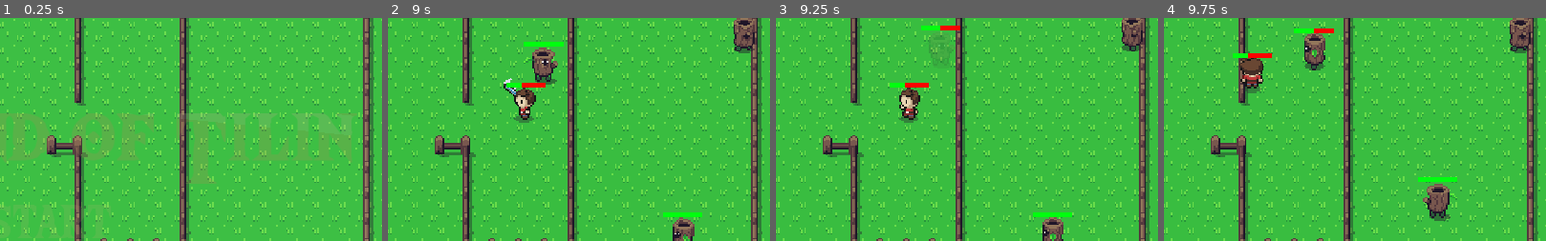
Above: before the commit, frames 1-4 (left to right).
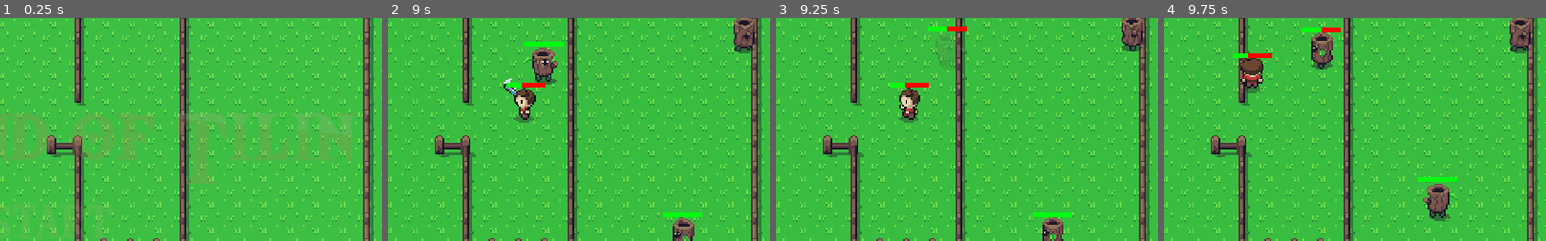
Above: after the commit, the same moments.

Repository: HillRod/TheLegendOfTilin
Game: Godot game, scene res://Nodes/Main.tscn
Two runs of this game, one before a commit and one after it. Both use one fixed random seed, a clock stepped at 60 frames per second and the inputs below.
Inputs:
- Up to frame 1 (0.25 s): no input
- Up to frame 2 (9 s): tap Enter (ui_accept) at 0.5, 0.77, 1.25, 1.52, 2, 3.02, 3.77, 4.52, 6.02, 6.77, 7.52 s; hold Right (ui_right) 0.53-1.28 s; hold Down (ui_down) 1.28-2.03 s; hold Right (ui_right) 2.03-2.78 s; hold Up (ui_up) 2.78-3.53 s; hold Left (ui_left) 3.53-5.03 s; hold Down (ui_down) 5.03-5.78 s; hold Right (ui_right) 5.78-6.53 s; hold Up (ui_up) 6.53-7.28 s; hold Right (ui_right) 7.28-8.03 s; hold Down (ui_down) 8.03-8.78 s; hold Left (ui_left) from 8.78 s (still down)
- Up to frame 3 (9.25 s): keep holding Left (ui_left); tap Enter (ui_accept) at 9.02 s
- Up to frame 4 (9.75 s): release Left (ui_left) at 9.53 s; hold Up (ui_up) from 9.53 s (still down)
The pictures show only the part of the screen within x 50-100%, y 21-71%; the shares and areas given below are measured in that part.

Frames 1-2 are identical in both runs. In frame 3, 0.3% of the frame differs, in the area x 38-50%, y 3-22%; in frame 4, 1.2%, in the area x 34-47%, y 4-24%.

Commit message:
Fixed audio y ahora el corazon puede ser tomado con la espada

Diff:
--- a/Nodes/Items/LifeUp.gd
+++ b/Nodes/Items/LifeUp.gd
@@ -1,7 +1,9 @@
 extends Area2D
 func _on_LifeUp_body_entered(body):
-	if body.is_in_group("player"):
+	if body.is_in_group("player") or body.is_in_group("putazo"):
 		print("+1")
+		if body.is_in_group("putazo"):
+			body = body.get_parent()
 		if body.vida<body.max_life:
 			body.vida+=1
 			body.lifebar.rect_size.x += 4.8
--- a/Nodes/Items/LifeUp.tscn
+++ b/Nodes/Items/LifeUp.tscn
@@ -49,22 +49,23 @@
 script = ExtResource( 2 )
 
 [node name="AnimatedSprite" type="AnimatedSprite" parent="."]
-material = SubResource( 5 )
+material = SubResource( 1 )
 scale = Vector2( 0.6, 0.6 )
-frames = SubResource( 1 )
+frames = SubResource( 2 )
 animation = "Idle"
+frame = 6
 playing = true
 
 [node name="CollisionShape2D" type="CollisionShape2D" parent="."]
 position = Vector2( -0.180472, -0.693743 )
-shape = SubResource( 2 )
+shape = SubResource( 3 )
 
 [node name="Timer" type="Timer" parent="."]
 wait_time = 3.0
 autostart = true
 
 [node name="AnimationPlayer" type="AnimationPlayer" parent="."]
-anims/default = SubResource( 3 )
+anims/default = SubResource( 4 )
 
 [connection signal="body_entered" from="." to="." method="_on_LifeUp_body_entered"]
 [connection signal="timeout" from="Timer" to="." method="_on_Timer_timeout"]
--- a/Nodes/Main.tscn
+++ b/Nodes/Main.tscn
@@ -129,7 +129,7 @@
 "_edit_use_anchors_": false
 }
 
-[node name="wavesound" type="AudioStreamPlayer2D" parent="CanvasLayer/ColorRect"]
+[node name="wavesound" type="AudioStreamPlayer" parent="CanvasLayer/ColorRect"]
 stream = ExtResource( 7 )
 
 [node name="AnimationPlayer" type="AnimationPlayer" parent="CanvasLayer"]
@@ -179,7 +179,7 @@
 "_edit_use_anchors_": false
 }
 
-[node name="deathsound" type="AudioStreamPlayer2D" parent="CanvasLayer/ColorRect2"]
+[node name="deathsound" type="AudioStreamPlayer" parent="CanvasLayer/ColorRect2"]
 stream = ExtResource( 8 )
 
 [node name="Button" type="Button" parent="CanvasLayer"]
@@ -299,7 +299,7 @@
 ]]
 position = Vector2( 305.36, 119.196 )
 
-[node name="demo" type="AudioStreamPlayer2D" parent="."]
+[node name="demo" type="AudioStreamPlayer" parent="."]
 stream = ExtResource( 6 )
 autoplay = true
 
--- a/Nodes/Weapons/Espada.tscn
+++ b/Nodes/Weapons/Espada.tscn
@@ -3,12 +3,11 @@
 [ext_resource path="res://Nodes/Weapons/Espada.gd" type="Script" id=1]
 [ext_resource path="res://Assets/weapons.png" type="Texture" id=2]
 
-[sub_resource type="CapsuleShape2D" id=2]
+[sub_resource type="CapsuleShape2D" id=1]
 radius = 1.72607
 height = 16.5454
 
-[sub_resource type="Animation" id=1]
-resource_name = "Swing"
+[sub_resource type="Animation" id=2]
 length = 0.2
 step = 0.05
 tracks/0/type = "value"
@@ -64,7 +63,7 @@
 "putazo",
 ]]
 collision_layer = 2
-collision_mask = 2
+collision_mask = 3
 script = ExtResource( 1 )
 
 [node name="CollisionPolygon2D" type="CollisionShape2D" parent="."]
@@ -82,4 +81,4 @@
 vframes = 5
 
 [node name="AnimationPlayer" type="AnimationPlayer" parent="."]
-anims/Swing = SubResource( 1 )
+anims/Swing = SubResource( 2 )
Not shown: 2 places in Nodes/Items/LifeUp.tscn that only renumber resources
Not shown: 1 places in Nodes/Weapons/Espada.tscn that only renumber resources
